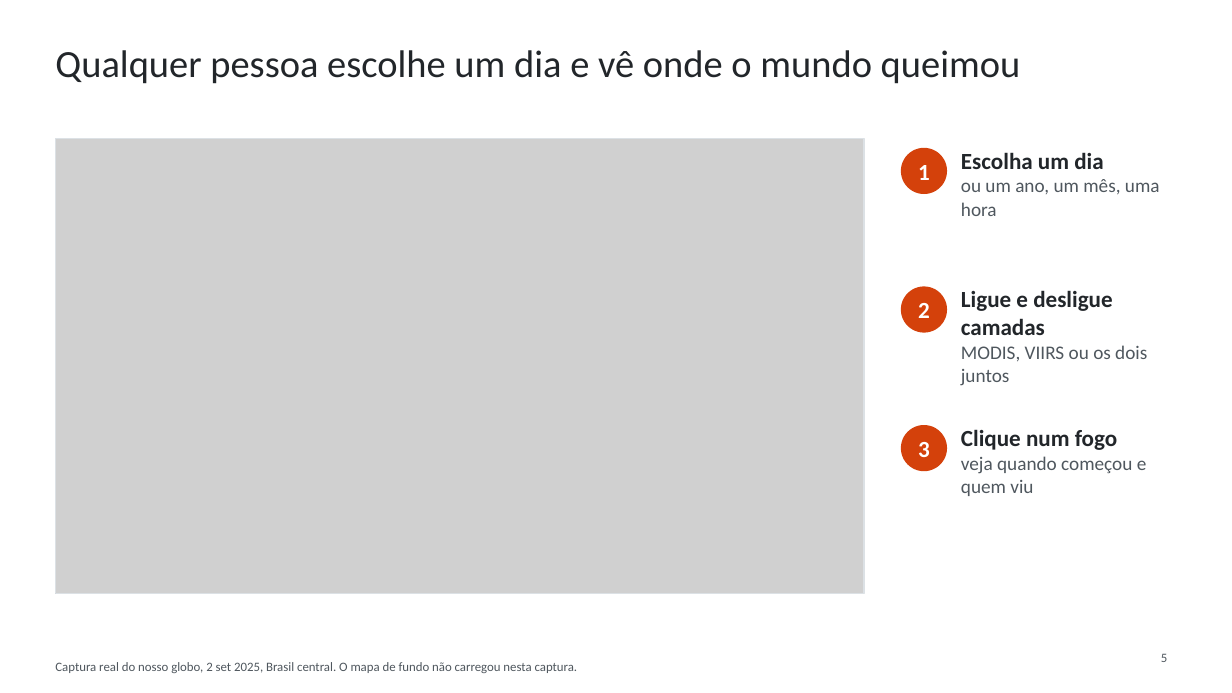
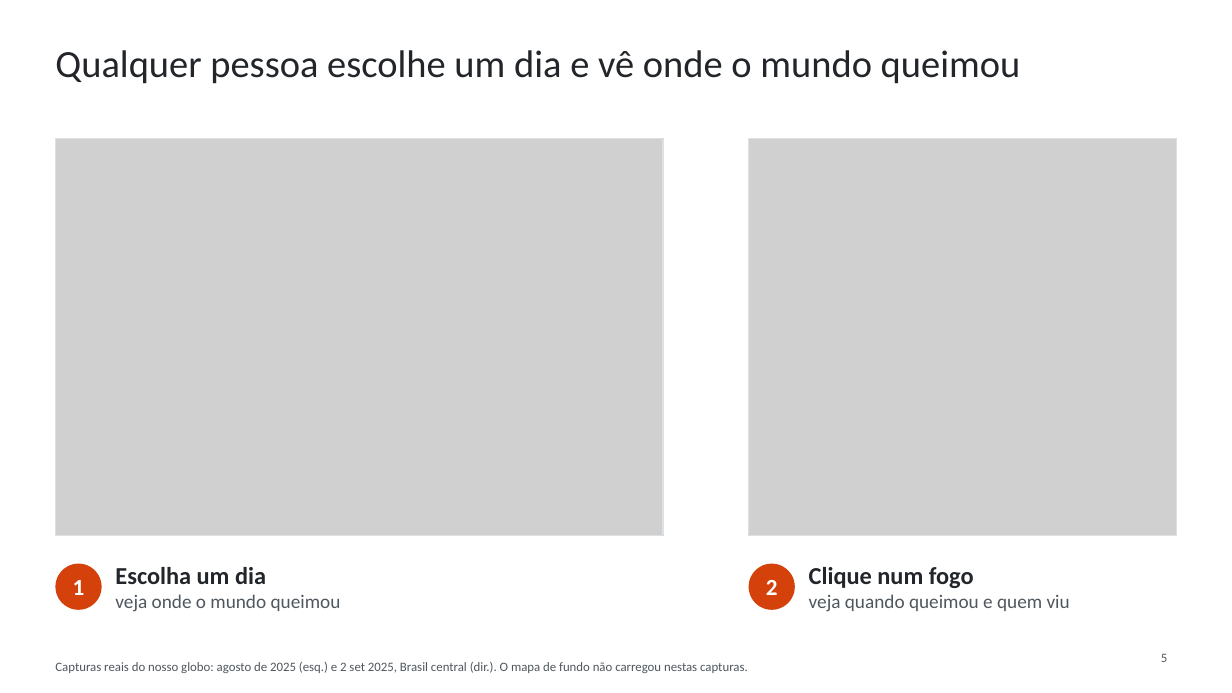
Before and after one commit to WednyFernandes/de-olho-no-fogo, a slide deck: slide 5 of public/apresentacao/de-olho-no-fogo-space-apps-2026-pt.pptx. Drawn at 1232x693 pixels with LibreOffice and Linux fonts; fonts in the diff are those of the drawing; grey boxes stand for pictures. Boxes give left, top, right and bottom in pixels: in the first picture for what was removed or moved away, otherwise in the second. Text is boxed around its words. In the diff, an @@ line names an element or a change of style, - is before the commit and + after.

```diff
--- a/public/apresentacao/de-olho-no-fogo-space-apps-2026-pt.pptx
+++ b/public/apresentacao/de-olho-no-fogo-space-apps-2026-pt.pptx
@@ picture: place and size @@
-picture at box(55, 139, 864, 593)
+picture at box(55, 139, 664, 536)
@@ rectangle: place and size @@
-rectangle at box(55, 139, 864, 593)
+rectangle at box(55, 139, 664, 536)
@@ picture added at box(749, 139, 1177, 536) @@
@@ rectangle added at box(749, 139, 1177, 536), outline #DCE1E5 1 pt @@
@@ text removed at box(961, 152, 1160, 216) @@
-Escolha um dia
-ou um ano, um mês, uma hora
@@ text removed at box(961, 290, 1147, 386) @@
-Ligue e desligue camadas
-MODIS, VIIRS ou os dois juntos
@@ ellipse removed at box(901, 425, 947, 471) @@
@@ text removed at box(918, 442, 930, 457) @@
-3
@@ text "1": place and size @@
-text "1" at box(918, 165, 930, 180)
+text "1" at box(73, 580, 85, 595)
@@ ellipse: place and size @@
-ellipse at box(901, 148, 947, 194)
+ellipse at box(55, 564, 102, 610)
@@ text added at box(115, 567, 341, 612), 15 pt, text #4F575E @@
+Escolha um dia
+veja onde o mundo queimou
@@ text "2": place and size @@
-text "2" at box(918, 303, 930, 318)
+text "2" at box(766, 580, 778, 595)
@@ ellipse: place and size @@
-ellipse at box(901, 287, 947, 333)
+ellipse at box(749, 564, 795, 610)
@@ text at box(809, 567, 974, 588): size 18 to 19 pt in "Clique num fogo" @@
@@ text "Clique num fogo": place and size @@
-text "Clique num fogo" at box(961, 429, 1147, 496)
+text "Clique num fogo" at box(809, 567, 1070, 612)
@@ text at box(809, 594, 1070, 612): text changed @@
-veja quando começou e quem viu
+veja quando queimou e quem viu
@@ text at box(55, 662, 748, 673): text changed @@
-Captura real do nosso globo, 2 set 2025, Brasil central. O mapa de fundo não carregou nesta captura.
+Capturas reais do nosso globo: agosto de 2025 (esq.) e 2 set 2025, Brasil central (dir.). O mapa de fundo não carregou nestas capturas.
```
Also in this commit, not shown: 2 other slides changed, 2 slides added, 2 slides removed, 7 other files.
